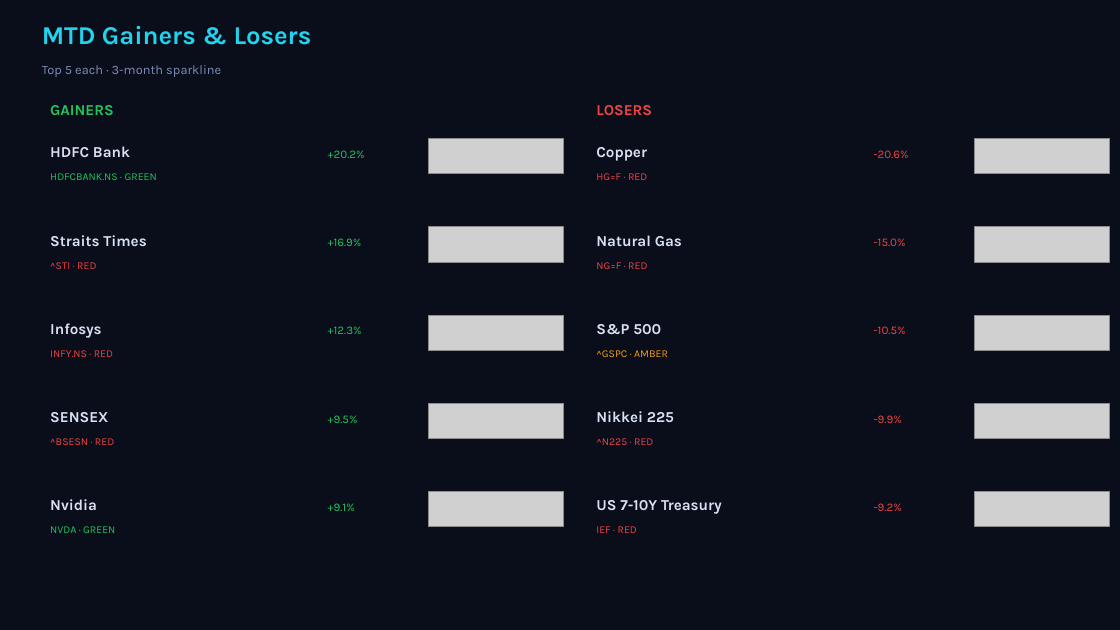
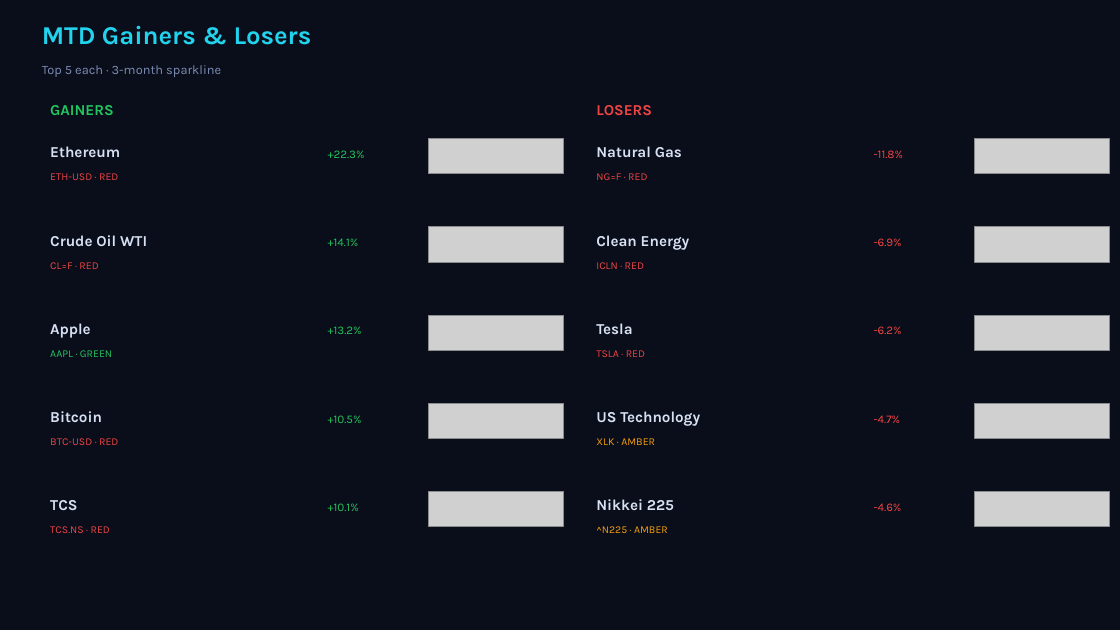
Before and after one commit to Pravkum23/pmr-terminal, a slide deck: slide 2 of docs/pmr_daily.pptx. Drawn at 1120x630 pixels with LibreOffice and Linux fonts; fonts in the diff are those of the drawing; grey boxes stand for pictures. Boxes give left, top, right and bottom in pixels: in the first picture for what was removed or moved away, otherwise in the second. Text is boxed around its words. In the diff, an @@ line names an element or a change of style, - is before the commit and + after.

```diff
--- a/docs/pmr_daily.pptx
+++ b/docs/pmr_daily.pptx
@@ text at (50, 146, 120, 157): text changed @@
-HDFC Bank
+Ethereum
@@ text "Natural Gas": place and size @@
-text "Natural Gas" at (596, 235, 682, 246)
+text "Natural Gas" at (596, 146, 682, 157)
@@ text removed at (596, 147, 647, 161) @@
-Copper
@@ text at (50, 173, 118, 180): text changed; text colour #22C55E to #EF4444 @@
-HDFCBANK.NS · GREEN
+ETH-USD · RED
@@ text at (328, 150, 365, 158): text changed @@
-+20.2%
++22.3%
@@ text at (596, 173, 647, 180): text changed @@
-HG=F · RED
+NG=F · RED
@@ text at (874, 150, 903, 158): text changed @@
--20.6%
+-11.8%
@@ text at (50, 235, 147, 246): text changed @@
-Straits Times
+Crude Oil WTI
@@ text at (328, 238, 359, 246): text changed @@
-+16.9%
++14.1%
@@ text added at (596, 235, 690, 250), 13 pt, text #D7E1F3, bold @@
+Clean Energy
@@ text at (874, 238, 902, 246): text changed @@
--15.0%
+-6.9%
@@ text at (50, 262, 98, 269): text changed @@
-^STI · RED
+CL=F · RED
@@ text at (596, 262, 644, 269): text changed @@
-NG=F · RED
+ICLN · RED
@@ text at (50, 323, 91, 338): text changed @@
-Infosys
+Apple
@@ text at (596, 323, 632, 334): text changed @@
-S&P 500
+Tesla
@@ text at (874, 326, 902, 334): text changed @@
--10.5%
+-6.2%
@@ text at (50, 350, 112, 357): text changed; text colour #EF4444 to #22C55E @@
-INFY.NS · RED
+AAPL · GREEN
@@ text at (596, 350, 645, 357): text changed; text colour #F59E0B to #EF4444 @@
-^GSPC · AMBER
+TSLA · RED
@@ text at (50, 411, 102, 422): text changed @@
-SENSEX
+Bitcoin
@@ text at (328, 415, 362, 423): text changed @@
-+9.5%
++10.5%
@@ text added at (596, 411, 700, 426), 13 pt, text #D7E1F3, bold @@
+US Technology
@@ text at (874, 415, 901, 423): text changed @@
--9.9%
+-4.7%
@@ text at (50, 438, 118, 445): text changed @@
-^BSESN · RED
+BTC-USD · RED
@@ text at (596, 438, 655, 445): text changed; text colour #EF4444 to #F59E0B @@
-^N225 · RED
+XLK · AMBER
@@ text at (50, 500, 77, 510): text changed @@
-Nvidia
+TCS
@@ text at (328, 503, 359, 511): text changed @@
-+9.1%
++10.1%
@@ text "Nikkei 225": place and size @@
-text "Nikkei 225" at (596, 411, 674, 422)
+text "Nikkei 225" at (596, 499, 674, 510)
@@ text removed at (596, 500, 722, 514) @@
-US 7-10Y Treasury
@@ text at (874, 503, 902, 511): text changed @@
--9.2%
+-4.6%
@@ text at (50, 526, 110, 533): text changed; text colour #22C55E to #EF4444 @@
-NVDA · GREEN
+TCS.NS · RED
@@ text at (596, 526, 668, 533): text changed; text colour #EF4444 to #F59E0B @@
-IEF · RED
+^N225 · AMBER
```
Also in this commit, not shown: 4 other slides changed, 2 other files.
